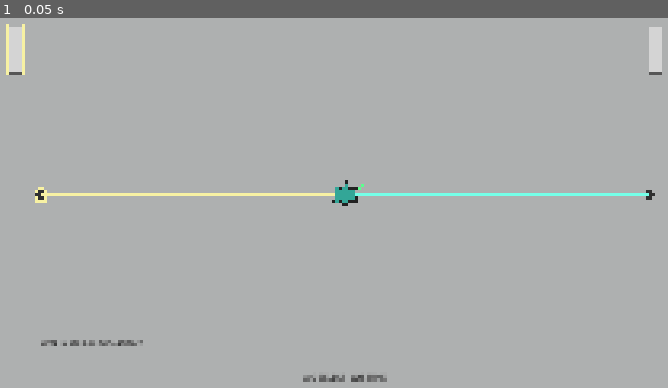
Above: before the commit, frame 1.
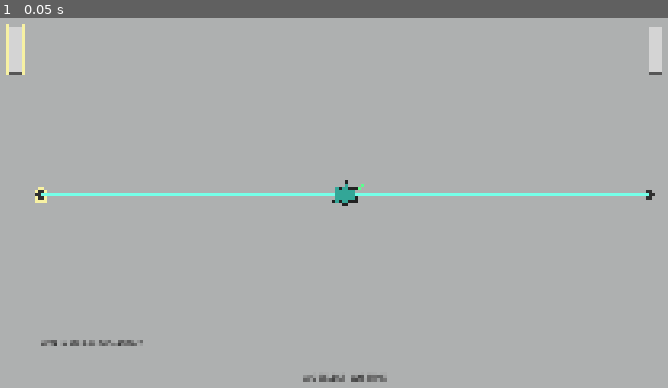
Above: after the commit, the same moment.

Repository: Syntinulls/Magnetide
Game: Godot game, scene res://_project/ui/research/minigames/alignment_a_minigame.tscn
Two runs of this game, one before a commit and one after it. Both use one fixed random seed, a clock stepped at 60 frames per second and the inputs below. This scene is started directly instead of the project's main scene.
Inputs:
- Up to frame 1 (0.05 s): no input

The runs differ from the first frame. In frame 1, 0.4% of the frame differs, in the area x 6-51%, y 47-49%.

Commit message:
fix: Update laser drawing logic to use constants for beam width and outline width

Diff:
--- a/_project/ui/research/minigames/alignment_a_minigame.gd
+++ b/_project/ui/research/minigames/alignment_a_minigame.gd
@@ -27,6 +27,8 @@
 const RIGHT_LASER := &"right"
 const ARTIFACT_HIT_RADIUS: float = 34.0
 const SELECTED_LASER_COLOR := Color("f7f1a3")
+const LASER_BEAM_WIDTH: float = 5.0
+const SELECTED_LASER_OUTLINE_WIDTH: float = 15.0
 
 var progress: float = 0.0
 var left_laser_offset: float = 0.0
@@ -265,14 +267,17 @@
 	if is_destroyed:
 		color = Color("ff2424")
 	if selected:
-		color = SELECTED_LASER_COLOR
 		draw_circle(origin, 24.0, SELECTED_LASER_COLOR)
 	draw_circle(origin, 16.0, Color("6b1515") if is_destroyed else Color("303030"))
 	if is_destroyed:
-		draw_line(origin, origin.lerp(impact, 0.22), color, 5.0)
+		if selected:
+			draw_line(origin, origin.lerp(impact, 0.22), SELECTED_LASER_COLOR, SELECTED_LASER_OUTLINE_WIDTH)
+		draw_line(origin, origin.lerp(impact, 0.22), color, LASER_BEAM_WIDTH)
 		draw_circle(origin + Vector2(0.0, -25.0), 9.0, Color("ff7b42"))
 	else:
-		draw_line(origin, impact, color, 5.0)
+		if selected:
+			draw_line(origin, impact, SELECTED_LASER_COLOR, SELECTED_LASER_OUTLINE_WIDTH)
+		draw_line(origin, impact, color, LASER_BEAM_WIDTH)
 		draw_circle(impact, 7.0, color)
 	if aligned:
 		_draw_check(impact + Vector2(18.0, -28.0), Color("5bff8e"))
